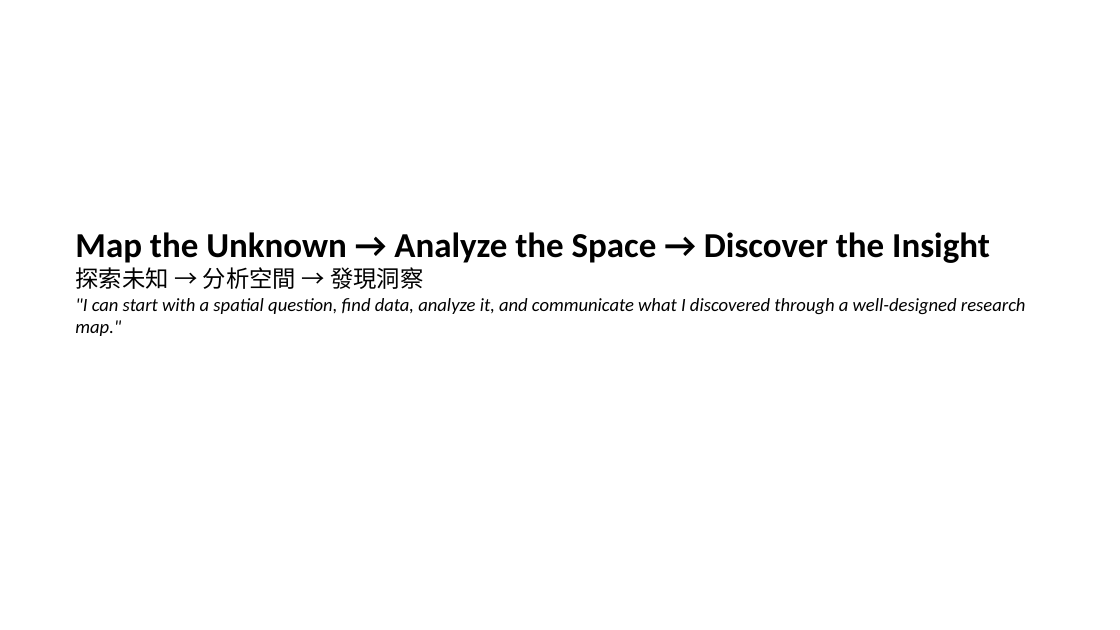
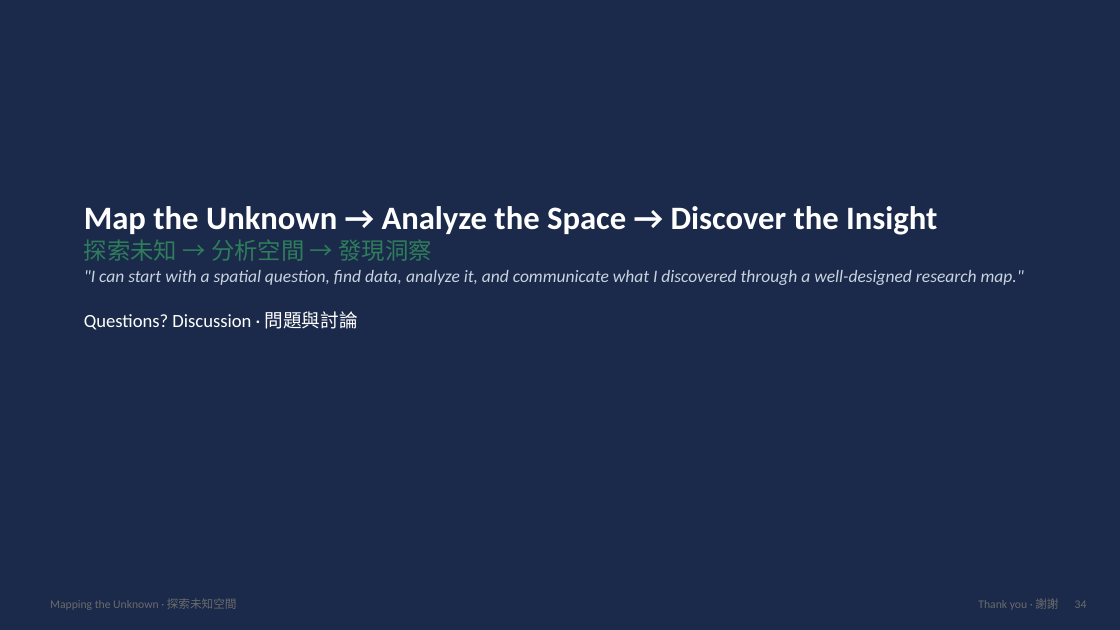
Before and after one commit to andrewwangarchnycu/gis-open-data-workshop-2026, a slide deck: slide 34 of Mapping_the_Unknown_Workshop.pptx (slide 21 before the commit). Drawn at 1120x630 pixels with LibreOffice and Linux fonts; fonts in the diff are those of the drawing. Boxes give left, top, right and bottom in pixels: in the first picture for what was removed or moved away, otherwise in the second. Text is boxed around its words. In the diff, an @@ line names an element or a change of style, - is before the commit and + after.

```diff
--- a/Mapping_the_Unknown_Workshop.pptx
+++ b/Mapping_the_Unknown_Workshop.pptx
@@ background #FFFFFF to #1B2A4A @@
@@ text "Map the Unknown → Analyze ...": place and size @@
-text "Map the Unknown → Analyze ..." at [75,232,1026,336]
+text "Map the Unknown → Analyze ..." at [84,206,1024,330]
@@ text at [84,206,1024,285]: size 30 to 28 pt, text colour #000000 to #FFFFFF in "Map the Unknown → Analyze the Space ..."; text colour #000000 to #2E7D5B in "探索未知 → 分析空間 → 發現洞察"; size 16 to 15 pt, text colour #000000 to #C9D3E0 in ""I can start with a spatial question, ..." @@
@@ text at [84,311,358,330]: paragraph added @@
+Questions? Discussion · 問題與討論
@@ text added at [50,598,237,610], 10 pt, text #6B6B6B @@
+Mapping the Unknown · 探索未知空間
@@ text added at [978,598,1058,610], 10 pt, text #6B6B6B @@
+Thank you · 謝謝
@@ text added at [1075,600,1087,608], 10 pt, text #6B6B6B @@
+34
```
Also in this commit, not shown: 6 other slides changed, 27 slides added, 14 slides removed, 14 other files.
